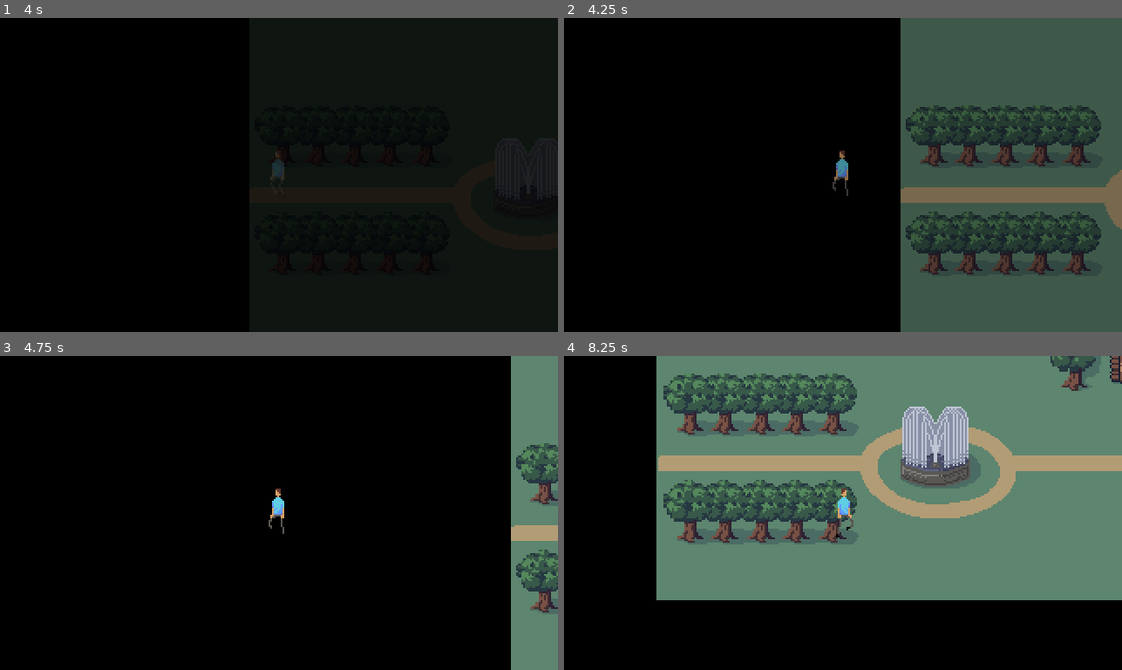
Above: before the commit, frames 1-4 (two rows, left to right).
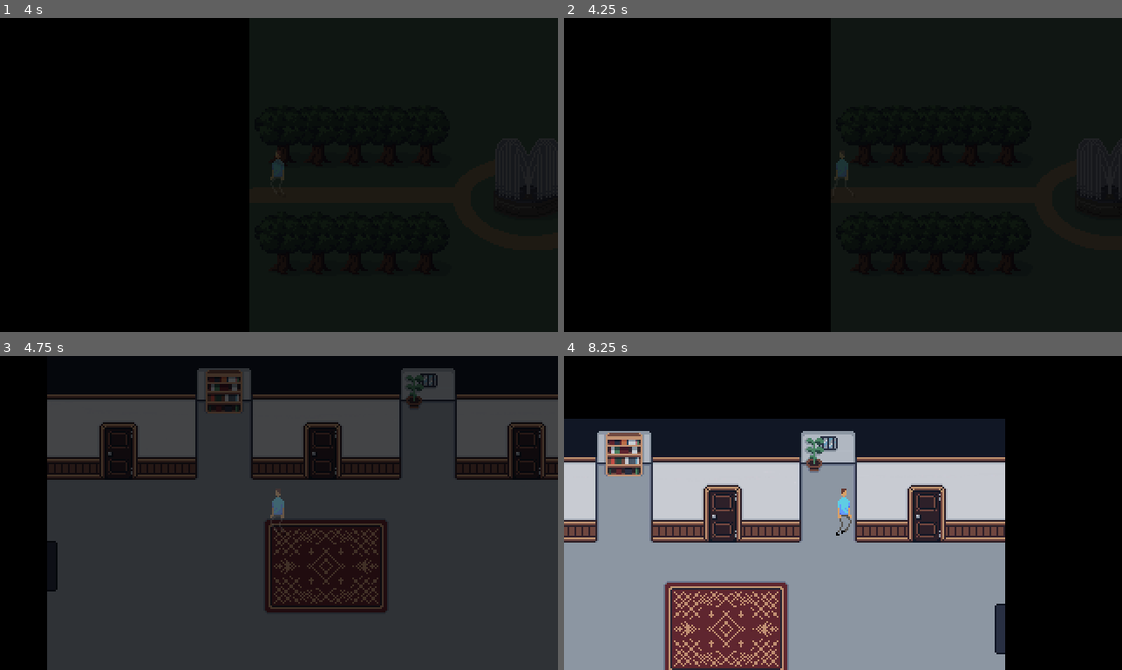
Above: after the commit, the same moments.

Repository: p2lK/Game_Jam
Game: Godot game, scene res://scenes/main.tscn
Two runs of this game, one before a commit and one after it. Both use one fixed random seed, a clock stepped at 60 frames per second and the inputs below.
Inputs:
- Up to frame 1 (4 s): tap Enter at 0.5 s; hold D (right) 0.53-1.28 s; hold S (down) 1.28-2.03 s; hold D (right) 2.03-2.78 s; hold W (up) 2.78-3.53 s; hold Left (left) from 3.53 s (still down)
- Up to frame 2 (4.25 s): keep holding Left (left)
- Up to frame 3 (4.75 s): keep holding Left (left)
- Up to frame 4 (8.25 s): release Left (left) at 5.03 s; hold S (down) 5.03-5.78 s; hold D (right) 5.78-6.53 s; hold W (up) 6.53-7.28 s; hold D (right) 7.28-8.03 s; hold S (down) from 8.03 s (still down)

Frame 1 is identical in both runs. In frame 2, 39% of the frame differs, in the area x 47-100%, y 0-100%; in frame 3, 78%; in frame 4, 91%, in the area x 0-100%, y 0-100%.

Commit message:
COLLISION

Diff:
--- a/Scenes/main.tscn
+++ b/Scenes/main.tscn
@@ -1,11 +1,11 @@
-[gd_scene load_steps=20 format=3 uid="uid://m46lfebhisxf"]
-
-[ext_resource type="Texture2D" uid="uid://cqwi5lj6utbvl" path="res://sprites/backgrounds/corridor1.png" id="1_8sc0c"]
+[gd_scene load_steps=23 format=3 uid="uid://m46lfebhisxf"]
+
+[ext_resource type="Texture2D" uid="uid://cqwi5lj6utbvl" path="res://Sprites/backgrounds/corridor1.png" id="1_8sc0c"]
 [ext_resource type="Script" path="res://scenes/gameplay.gd" id="1_kjmec"]
 [ext_resource type="Script" path="res://scenes/player.gd" id="2_epvge"]
-[ext_resource type="Texture2D" uid="uid://8epa4fkwpnog" path="res://sprites/backgrounds/corridor2.png" id="2_xkyol"]
-[ext_resource type="Texture2D" uid="uid://4ga8d8olagui" path="res://sprites/characters/Midas_Lennox_walking.png" id="3_amvyg"]
-[ext_resource type="Texture2D" uid="uid://hg6rttwnmg83" path="res://sprites/backgrounds/garden.png" id="4_a0tpe"]
+[ext_resource type="Texture2D" uid="uid://8epa4fkwpnog" path="res://Sprites/backgrounds/corridor2.png" id="2_xkyol"]
+[ext_resource type="Texture2D" uid="uid://4ga8d8olagui" path="res://Sprites/characters/Midas_Lennox_walking.png" id="3_amvyg"]
+[ext_resource type="Texture2D" uid="uid://hg6rttwnmg83" path="res://Sprites/backgrounds/garden.png" id="4_a0tpe"]
 [ext_resource type="PackedScene" uid="uid://db7p8n0ts55xo" path="res://scenes/teleporter.tscn" id="5_nhd1s"]
 
 [sub_resource type="RectangleShape2D" id="RectangleShape2D_vixo0"]
@@ -78,6 +78,15 @@
 [sub_resource type="RectangleShape2D" id="RectangleShape2D_86awa"]
 size = Vector2(85, 58)
 
+[sub_resource type="SegmentShape2D" id="SegmentShape2D_xgnj8"]
+b = Vector2(319, 0)
+
+[sub_resource type="RectangleShape2D" id="RectangleShape2D_eyh7x"]
+size = Vector2(86, 58)
+
+[sub_resource type="RectangleShape2D" id="RectangleShape2D_uhyh1"]
+size = Vector2(148, 35)
+
 [node name="main" type="Node2D"]
 metadata/_edit_horizontal_guides_ = [30.0]
 metadata/_edit_vertical_guides_ = [260.0]
@@ -136,6 +145,40 @@
 position = Vector2(160, -90)
 shape = SubResource("SegmentShape2D_gy7jd")
 
+[node name="CollisionShape2D6" type="CollisionShape2D" parent="gameplay/Corridor1"]
+position = Vector2(-159, 89)
+shape = SubResource("SegmentShape2D_xgnj8")
+
+[node name="CollisionShape2D7" type="CollisionShape2D" parent="gameplay/Corridor1"]
+position = Vector2(-158, -79)
+shape = SubResource("SegmentShape2D_xgnj8")
+
+[node name="corridor2" type="StaticBody2D" parent="gameplay"]
+
+[node name="CollisionShape2D" type="CollisionShape2D" parent="gameplay/corridor2"]
+position = Vector2(283, -61)
+shape = SubResource("RectangleShape2D_eyh7x")
+
+[node name="CollisionShape2D2" type="CollisionShape2D" parent="gameplay/corridor2"]
+position = Vector2(517, -61)
+shape = SubResource("RectangleShape2D_eyh7x")
+
+[node name="CollisionShape2D3" type="CollisionShape2D" parent="gameplay/corridor2"]
+position = Vector2(400, -72.5)
+shape = SubResource("RectangleShape2D_uhyh1")
+
+[node name="CollisionShape2D6" type="CollisionShape2D" parent="gameplay/corridor2"]
+position = Vector2(240, 89)
+shape = SubResource("SegmentShape2D_xgnj8")
+
+[node name="CollisionShape2D5" type="CollisionShape2D" parent="gameplay/corridor2"]
+position = Vector2(241, -90)
+shape = SubResource("SegmentShape2D_gy7jd")
+
+[node name="CollisionShape2D7" type="CollisionShape2D" parent="gameplay/corridor2"]
+position = Vector2(559, -90)
+shape = SubResource("SegmentShape2D_gy7jd")
+
 [node name="teleporters" type="Node2D" parent="gameplay"]
 
 [node name="teleporter" parent="gameplay/teleporters" instance=ExtResource("5_nhd1s")]
@@ -149,10 +192,11 @@
 target_position = Vector2(120, 30)
 
 [node name="teleporter3" parent="gameplay/teleporters" instance=ExtResource("5_nhd1s")]
-position = Vector2(115, -14.5)
-scale = Vector2(0.625, 0.28125)
+position = Vector2(916, 11.5)
+scale = Vector2(0.1875, 0.40625)
 target_position = Vector2(10, 0)
 
 [node name="teleporter4" parent="gameplay/teleporters" instance=ExtResource("5_nhd1s")]
-position = Vector2(395, -60)
+position = Vector2(396, -46.75)
+scale = Vector2(1.125, 0.171875)
 target_position = Vector2(950, 0)
--- a/scenes/main.tscn
+++ b/scenes/main.tscn
@@ -1,11 +1,11 @@
-[gd_scene load_steps=20 format=3 uid="uid://m46lfebhisxf"]
-
-[ext_resource type="Texture2D" uid="uid://cqwi5lj6utbvl" path="res://sprites/backgrounds/corridor1.png" id="1_8sc0c"]
+[gd_scene load_steps=23 format=3 uid="uid://m46lfebhisxf"]
+
+[ext_resource type="Texture2D" uid="uid://cqwi5lj6utbvl" path="res://Sprites/backgrounds/corridor1.png" id="1_8sc0c"]
 [ext_resource type="Script" path="res://scenes/gameplay.gd" id="1_kjmec"]
 [ext_resource type="Script" path="res://scenes/player.gd" id="2_epvge"]
-[ext_resource type="Texture2D" uid="uid://8epa4fkwpnog" path="res://sprites/backgrounds/corridor2.png" id="2_xkyol"]
-[ext_resource type="Texture2D" uid="uid://4ga8d8olagui" path="res://sprites/characters/Midas_Lennox_walking.png" id="3_amvyg"]
-[ext_resource type="Texture2D" uid="uid://hg6rttwnmg83" path="res://sprites/backgrounds/garden.png" id="4_a0tpe"]
+[ext_resource type="Texture2D" uid="uid://8epa4fkwpnog" path="res://Sprites/backgrounds/corridor2.png" id="2_xkyol"]
+[ext_resource type="Texture2D" uid="uid://4ga8d8olagui" path="res://Sprites/characters/Midas_Lennox_walking.png" id="3_amvyg"]
+[ext_resource type="Texture2D" uid="uid://hg6rttwnmg83" path="res://Sprites/backgrounds/garden.png" id="4_a0tpe"]
 [ext_resource type="PackedScene" uid="uid://db7p8n0ts55xo" path="res://scenes/teleporter.tscn" id="5_nhd1s"]
 
 [sub_resource type="RectangleShape2D" id="RectangleShape2D_vixo0"]
@@ -78,6 +78,15 @@
 [sub_resource type="RectangleShape2D" id="RectangleShape2D_86awa"]
 size = Vector2(85, 58)
 
+[sub_resource type="SegmentShape2D" id="SegmentShape2D_xgnj8"]
+b = Vector2(319, 0)
+
+[sub_resource type="RectangleShape2D" id="RectangleShape2D_eyh7x"]
+size = Vector2(86, 58)
+
+[sub_resource type="RectangleShape2D" id="RectangleShape2D_uhyh1"]
+size = Vector2(148, 35)
+
 [node name="main" type="Node2D"]
 metadata/_edit_horizontal_guides_ = [30.0]
 metadata/_edit_vertical_guides_ = [260.0]
@@ -136,6 +145,40 @@
 position = Vector2(160, -90)
 shape = SubResource("SegmentShape2D_gy7jd")
 
+[node name="CollisionShape2D6" type="CollisionShape2D" parent="gameplay/Corridor1"]
+position = Vector2(-159, 89)
+shape = SubResource("SegmentShape2D_xgnj8")
+
+[node name="CollisionShape2D7" type="CollisionShape2D" parent="gameplay/Corridor1"]
+position = Vector2(-158, -79)
+shape = SubResource("SegmentShape2D_xgnj8")
+
+[node name="corridor2" type="StaticBody2D" parent="gameplay"]
+
+[node name="CollisionShape2D" type="CollisionShape2D" parent="gameplay/corridor2"]
+position = Vector2(283, -61)
+shape = SubResource("RectangleShape2D_eyh7x")
+
+[node name="CollisionShape2D2" type="CollisionShape2D" parent="gameplay/corridor2"]
+position = Vector2(517, -61)
+shape = SubResource("RectangleShape2D_eyh7x")
+
+[node name="CollisionShape2D3" type="CollisionShape2D" parent="gameplay/corridor2"]
+position = Vector2(400, -72.5)
+shape = SubResource("RectangleShape2D_uhyh1")
+
+[node name="CollisionShape2D6" type="CollisionShape2D" parent="gameplay/corridor2"]
+position = Vector2(240, 89)
+shape = SubResource("SegmentShape2D_xgnj8")
+
+[node name="CollisionShape2D5" type="CollisionShape2D" parent="gameplay/corridor2"]
+position = Vector2(241, -90)
+shape = SubResource("SegmentShape2D_gy7jd")
+
+[node name="CollisionShape2D7" type="CollisionShape2D" parent="gameplay/corridor2"]
+position = Vector2(559, -90)
+shape = SubResource("SegmentShape2D_gy7jd")
+
 [node name="teleporters" type="Node2D" parent="gameplay"]
 
 [node name="teleporter" parent="gameplay/teleporters" instance=ExtResource("5_nhd1s")]
@@ -149,10 +192,11 @@
 target_position = Vector2(120, 30)
 
 [node name="teleporter3" parent="gameplay/teleporters" instance=ExtResource("5_nhd1s")]
-position = Vector2(115, -14.5)
-scale = Vector2(0.625, 0.28125)
+position = Vector2(916, 11.5)
+scale = Vector2(0.1875, 0.40625)
 target_position = Vector2(10, 0)
 
 [node name="teleporter4" parent="gameplay/teleporters" instance=ExtResource("5_nhd1s")]
-position = Vector2(395, -60)
+position = Vector2(396, -46.75)
+scale = Vector2(1.125, 0.171875)
 target_position = Vector2(950, 0)
